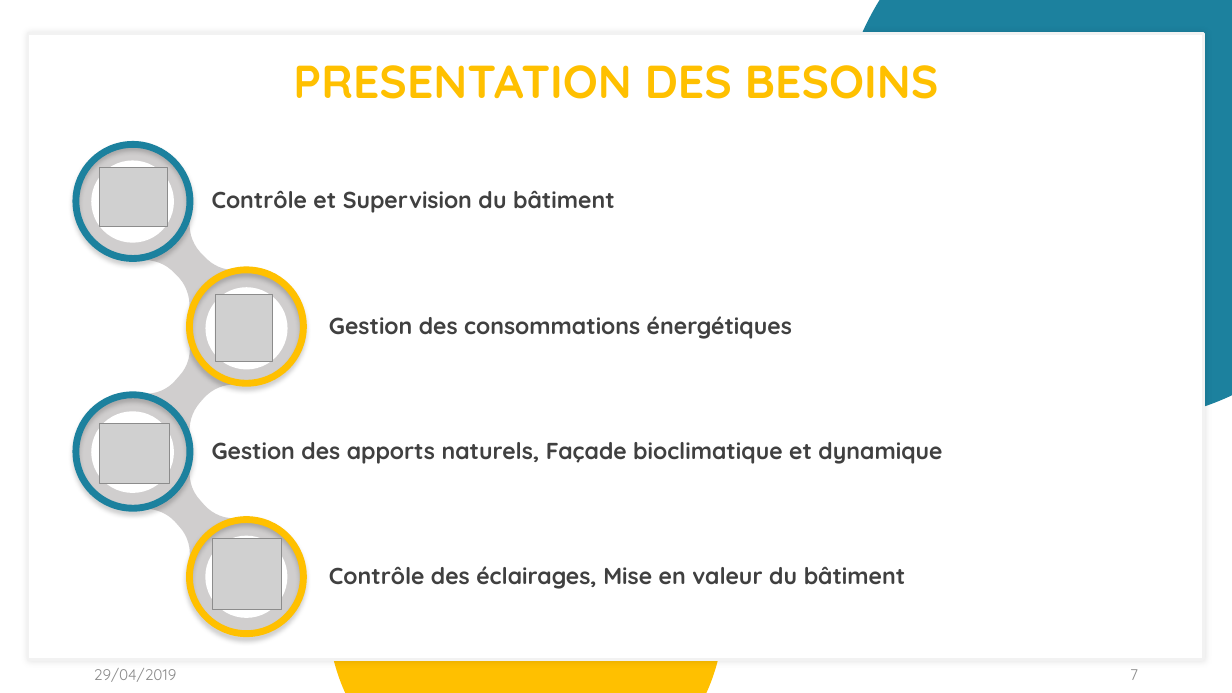
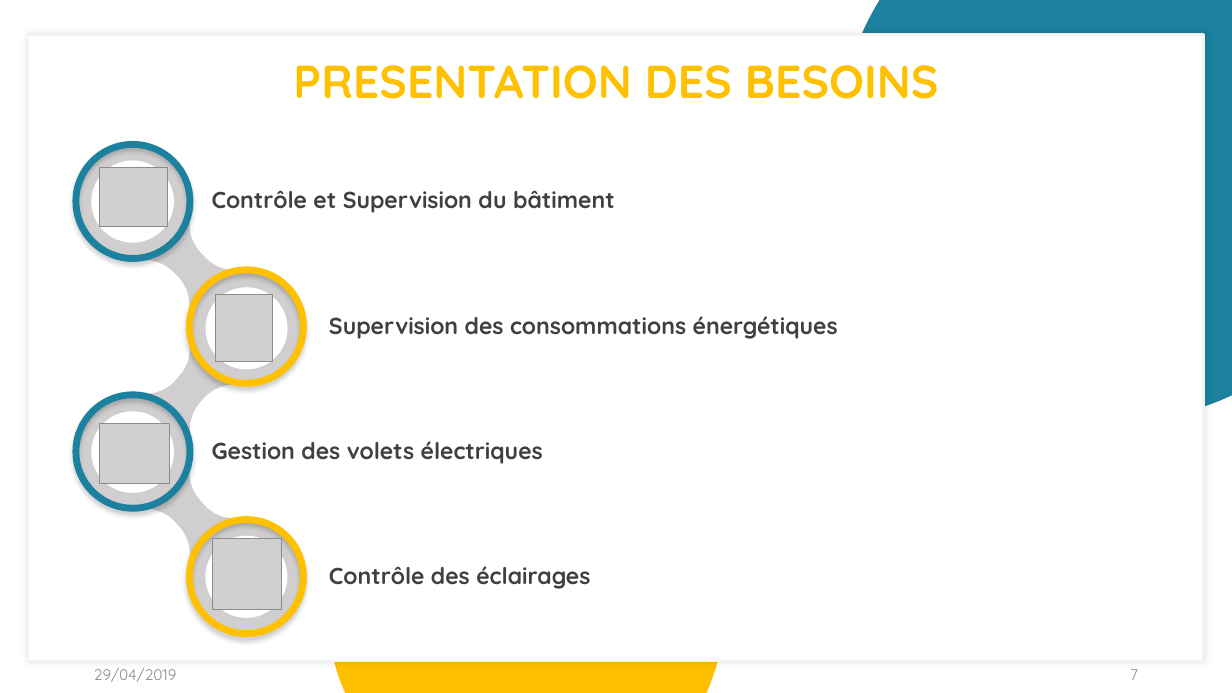
Before and after one commit to ansnoussi/conceptionGL2, a slide deck: slide 7 of Présentation Projet .pptx. Drawn at 1232x693 pixels with LibreOffice and Linux fonts; fonts in the diff are those of the drawing; grey boxes stand for pictures. Boxes give left, top, right and bottom in pixels: in the first picture for what was removed or moved away, otherwise in the second. Text is boxed around its words. In the diff, an @@ line names an element or a change of style, - is before the commit and + after.

```diff
--- a/Présentation Projet .pptx
+++ b/Présentation Projet .pptx
@@ text at (329,316,838,339): text changed @@
-Gestion des consommations énergétiques
+Supervision des consommations énergétiques
@@ text at (212,441,543,464): text changed @@
-Gestion des apports naturels, Façade bioclimatique et dynamique
+Gestion des volets électriques
@@ text at (329,566,590,589): text changed @@
-Contrôle des éclairages, Mise en valeur du bâtiment
+Contrôle des éclairages
```
Also in this commit, not shown: 4 other slides changed, 1 other file.
